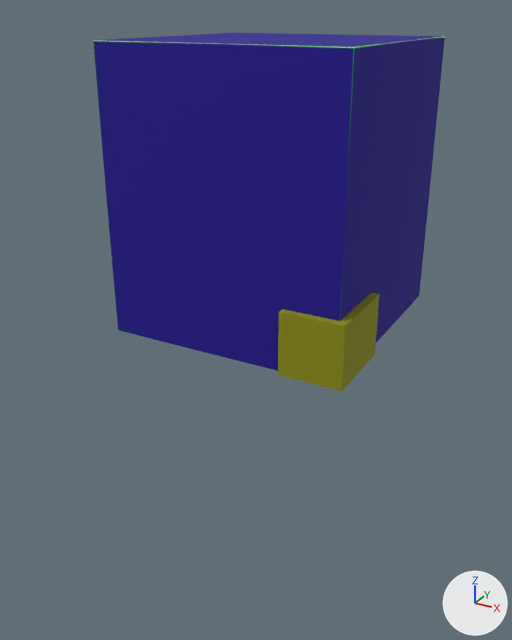
A saved change to the FBX model Game/Assets/modelData/protbackground1.FBX.
Camera for both pictures: a 50 mm camera at (4.36, -7.58, 3.17) aimed at (1.6, -2.56, 0.66). Arrows for +X, +Y and +Z are at lower right; the lights stay in place. Where no turn or scale is listed for an object, it has been applied to the vertices.
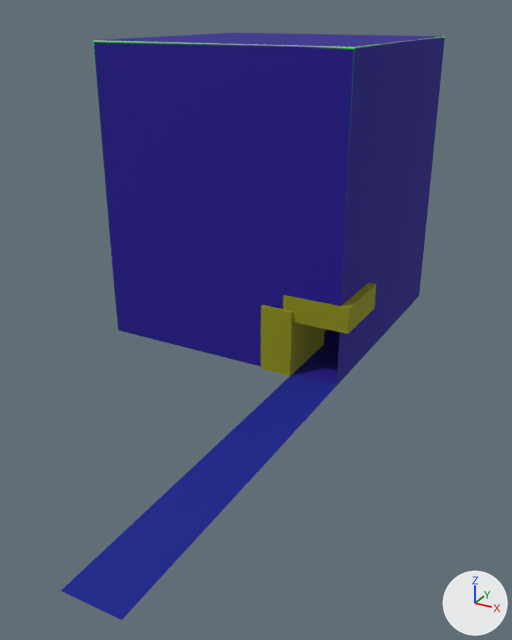
Diff of the bpy script that builds the scene:
```diff
--- a/Game/Assets/modelData/protbackground1.FBX.py
+++ b/Game/Assets/modelData/protbackground1.FBX.py
@@ img_protback_png @@
+img_protback_png = load_image('protback.png', 'protback.png', 1200, 480, 'sRGB')
@@ mat_02___default @@
 mat_02___default = principled_material('02 - Default')
-mat_02___default.texture = img_back_png
+mat_02___default.texture = img_protback_png
 mat_02___default.roughness = 0.859
@@ mat_03___default @@
+mat_03___default = principled_material('03 - Default')
+mat_03___default.texture = img_back_png
+mat_03___default.roughness = 0.859
@@ me_mesh @@
 # used by ob_box001; location = (0.98, -0.93, 0.0); rotation_euler = (0.0, 0.0, -1.571), in degrees (0, 0, -90); scale = (0.0254, 0.0254, 0.0254)
-me_mesh.from_pydata(...)  # 8 vertices, 6 faces; spans x -50.0..50.0, y -50.0..50.0, z 0.0..114.3
-me_mesh.materials.append(mat_02___default)  # picture img_back_png
+me_mesh.from_pydata(...)  # 13 vertices, 8 faces; spans x -50.0..50.0, y -50.0..50.0, z 0.0..114.3
+# me_mesh part 1
+# 5 faces are deleted
+# 5 vertices are added at (50.0, -50.0, 24.6), (50.0, 31.3, 114.3), (50.0, 50.0, 24.6), (50.0, 31.3, 0.0), (50.0, 31.3, 24.6)
+# 7 new faces join them
+me_mesh.materials.append(mat_03___default)  # picture img_back_png
@@ me_mesh_007 @@
+me_mesh_007.from_pydata(...)  # a box spanning x -0.321..0.321, y -0.671..0.0, z -0.123..0.123
+me_mesh_007.materials.append(mat_01___default)  # picture img_protback1_png
@@ me_mesh_008 @@
+me_mesh_008.from_pydata(...)  # 4 vertices, 1 face; spans x -0.23..0.23, y -2.42..0.69, z 0.0
+me_mesh_008.materials.append(mat_02___default)  # picture img_protback_png
@@ ob_box005 @@
 ob_box005.parent = ob_box001
-ob_box005.location = (36.05, 40.44, 0.0)
+ob_box005.location = (36.05, 25.76, 0.0)
+ob_box005.scale = (0.909, 0.486, 1.0)
@@ ob_box009 @@
+ob_box009 = bpy.data.objects.new('Box009', me_mesh_007)
+ob_box009.location = (2.01, -1.54, 0.67)
@@ ob_plane001 @@
+ob_plane001 = bpy.data.objects.new('Plane001', me_mesh_008)
+ob_plane001.location = (2.02, -2.89, 0.0)
```

Where the change shows, as pixel boxes [x1, y1, x2, y2] in the pictures (512 x 640 px; the box of a moved part takes in the faces that stretch with it):
'Box001', surface changed (blue to yellow)
    both: [93, 36, 437, 385]
'Plane001', added (blue)
    after: [61, 375, 337, 620]
'Box005', moved, rescaled
    before: [278, 292, 379, 391]
    after: [261, 305, 325, 376]
'Box009', added (yellow)
    after: [283, 283, 376, 334]
part 1 of me_mesh, moved or reshaped
    before: [93, 36, 437, 371]
    after: [93, 36, 437, 385]
